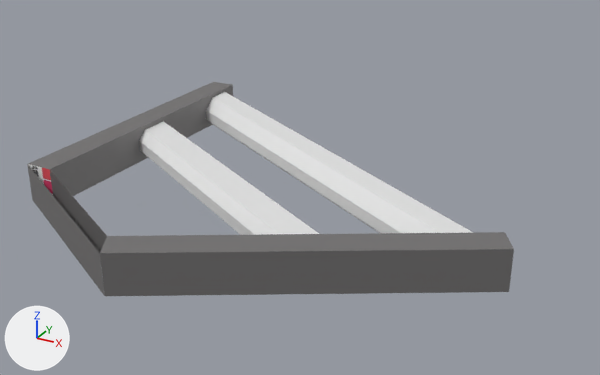
The FBX model Assets/Models/Arma.fbx, before and after one commit.
Camera for both pictures: a camera (50 mm lens) standing at (3.6, -10.76, 5.01) and looking at (-2.03, -0.52, -0.11). Arrows for +X, +Y and +Z are at lower left; the lights stay in place. Where no turn or scale is listed for an object, it has been applied to the vertices. Vertices at the same position are counted once.

Script lines for the objects in view, before the commit:
```python
mat_material_001 = principled_material('Material.001')
mat_material_001.base_color = (0.8, 0.8, 0.8)  # white #e7e7e7
mat_material_001.roughness = 0.4
me_cube_009 = bpy.data.meshes.new('Cube.009')
me_cube_009.from_pydata(...)  # 92 vertices, 78 faces; spans x -0.23..6.99, y -4.17..2.5, z -0.3..0.3
# faces by material slot: [62, 16]
me_cube_009.materials.append(mat_material_002)  # picture img_20cdf1e0746baa7fa7fadfe6de86e1f6_png
me_cube_009.materials.append(mat_material_001)  # white #e7e7e7
ob_cube_001 = bpy.data.objects.new('Cube.001', me_cube_009)
ob_cube_001.location = (-5.44, 0.01, -0.03)
```
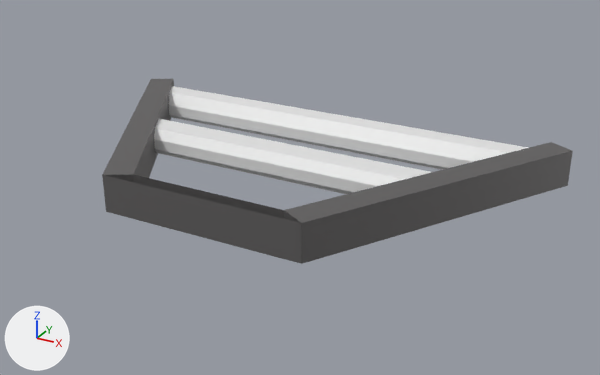
Boxes [x1, y1, x2, y2] around the edits, measured in the pictures (600 x 375 px):
'Cube.001', surface changed, recoloured, mesh turned, moved
    before: [27, 82, 514, 296]
    after: [102, 79, 573, 264]

The edits, one by one:
In material 'Material.001' (mat_material_001), base_color is no longer (0.8, 0.8, 0.8), white #e7e7e7.
In material 'Material.001' (mat_material_001), roughness goes from 0.4 to 0.5.
In material 'Material.001' (mat_material_001), texture is now set to img_20cdf1e0746baa7fa7fadfe6de86e1f6_png, with its transparency.
In material 'Material.001' (mat_material_001), metallic goes from 0.0 to 0.505.
Material 'Laser' (mat_laser) is new.
Its base color is (0.8, 0.8, 0.8) (white #e7e7e7).
me_cube_009 has 92 vertices, 78 faces and spans x -0.23..6.99, y -4.17..2.5, z -0.3..0.3.
me_cube_009 is used by ob_cube_001; location (-5.44, 0.01, -0.03).
me_cube_009 no longer uses material mat_material_002 (picture img_20cdf1e0746baa7fa7fadfe6de86e1f6_png).
me_cube_009 part 1: the whole mesh is turned 30 degrees about the z axis through its middle, then moved by (-5.47, 1.81, -0.03).
me_cube_009 now uses material mat_laser (white #e7e7e7).
Object 'Cube.001' (ob_cube_001) moves from (-5.44, 0.01, -0.03) to (0.0, 0.0, 0.0).
